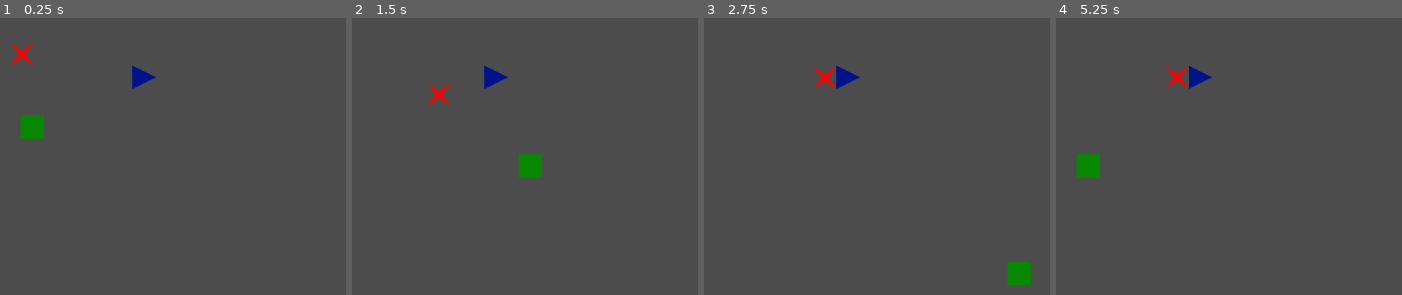
Above: before the commit, frames 1-4 (left to right).
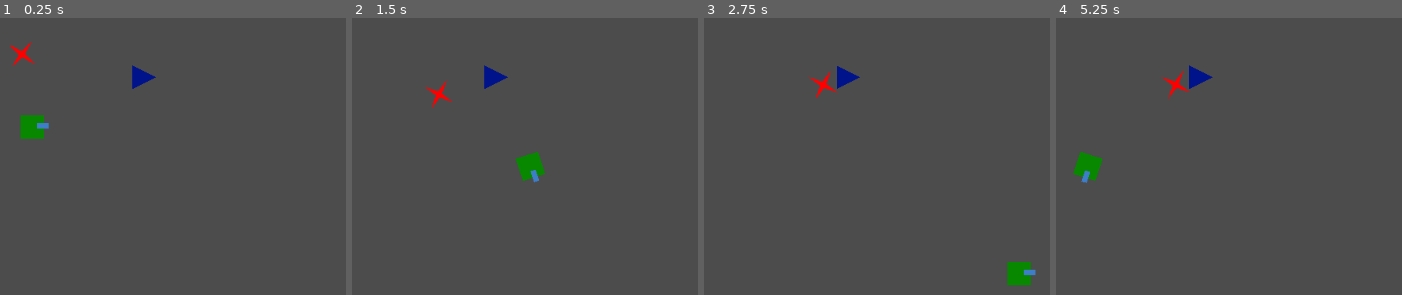
Above: after the commit, the same moments.

Repository: Rohurd/Nanahuatzin
Game: Godot game, scene res://Scenes/Level.tscn
The game is run twice, just before and just after one commit, with the same random seed, the same clock (stepped at 60 frames per second) and the same inputs.
Inputs:
- Up to frame 1 (0.25 s): no input
- Up to frame 2 (1.5 s): tap Enter at 0.5 s; hold Right (square_right) 0.53-1.28 s; hold Down (square_down) from 1.28 s (still down)
- Up to frame 3 (2.75 s): release Down (square_down) at 2.03 s; hold Right (square_right) from 2.03 s (still down)
- Up to frame 4 (5.25 s): release Right (square_right) at 2.78 s; hold Up (square_up) 2.78-3.53 s; hold Left (square_left) 3.53-5.03 s; hold Down (square_down) from 5.03 s (still down)

The runs differ from the first frame. In frame 1, 0.2% of the frame differs, in the area x 2-15%, y 8-41%; in frame 2, 0.4%; in frame 3, 0.4%; in frame 4, 0.6%, in the area x 4-46%, y 16-60%.

Commit message:
add rotation

Diff:
--- a/Scenes/Enemy1.tscn
+++ b/Scenes/Enemy1.tscn
@@ -7,7 +7,7 @@
 custom_solver_bias = 0.0
 extents = Vector2( 15, 15 )
 
-[node name="KinematicBody2D" type="KinematicBody2D" index="0"]
+[node name="KinematicBody2D" type="KinematicBody2D"]
 
 input_pickable = false
 collision_layer = 1
--- a/Scenes/Level.tscn
+++ b/Scenes/Level.tscn
@@ -4,7 +4,7 @@
 [ext_resource path="res://Scenes/Triangle.tscn" type="PackedScene" id=2]
 [ext_resource path="res://Scenes/Enemy1.tscn" type="PackedScene" id=3]
 
-[node name="Level" type="Node2D"]
+[node name="Level" type="Node2D" index="0"]
 
 [node name="Square" parent="." index="0" instance=ExtResource( 1 )]
 
@@ -15,7 +15,9 @@
 
 position = Vector2( 375.463, 186.371 )
 speed = 250
+rotation_speed = 6.28319
 
 [node name="KinematicBody2D" parent="." index="2" instance=ExtResource( 3 )]
 
 position = Vector2( 215.454, 131.944 )
+rotation_speed = 6.28319
--- a/Scenes/Square.tscn
+++ b/Scenes/Square.tscn
@@ -7,7 +7,7 @@
 custom_solver_bias = 0.0
 extents = Vector2( 15, 15 )
 
-[node name="Square" type="KinematicBody2D"]
+[node name="Square" type="KinematicBody2D" index="0"]
 
 input_pickable = false
 collision_layer = 1
@@ -16,6 +16,7 @@
 script = ExtResource( 1 )
 speed = 500
 radius = 15
+rotation_speed = 6.28319
 
 [node name="CollisionShape2D" type="CollisionShape2D" parent="." index="0"]
 
@@ -41,3 +42,21 @@
 size_flags_vertical = 1
 color = Color( 0.0292664, 0.535156, 0, 1 )
 _sections_unfolded = [ "Rect" ]
+
+[node name="ColorRect2" type="ColorRect" parent="." index="2"]
+
+anchor_left = 0.0
+anchor_top = 0.0
+anchor_right = 0.0
+anchor_bottom = 0.0
+margin_left = 6.0
+margin_top = -5.0
+margin_right = 21.0
+margin_bottom = 2.0
+rect_pivot_offset = Vector2( 0, 0 )
+rect_clip_content = false
+mouse_filter = 0
+mouse_default_cursor_shape = 0
+size_flags_horizontal = 1
+size_flags_vertical = 1
+color = Color( 0.245361, 0.494173, 0.785156, 1 )
--- a/Scripts/Enemy1.gd
+++ b/Scripts/Enemy1.gd
@@ -1,12 +1,14 @@
 extends KinematicBody2D
 
-# class member variables go here, for example:
-# var a = 2
-# var b = "textvar"
 var players
 var target
 var target_pos = Vector2(0,0)
 export var speed = 100
+var target_rotation = 0
+var default_direction = Vector2(1, 0)
+export var rotation_speed = 2* PI
+
+var rot_epsilon = 1.5* rotation_speed/60
 
 func _ready():
 	players = get_tree().get_nodes_in_group("players")
@@ -28,9 +30,20 @@
 
 func _physics_process(delta):
 	target = _get_nearest_player()
-	print(target)
 	target_pos = target.position
 	var velocity = (target_pos - position).normalized()
+	target_rotation = -velocity.angle_to(default_direction)
+	var drot = target_rotation - rotation
+	if abs(drot) < rot_epsilon:
+		rotation = target_rotation
+	elif drot < -PI:
+		rotation += rotation_speed*delta
+	elif drot < 0:
+		rotation -= rotation_speed*delta
+	elif drot < PI:
+		rotation += rotation_speed*delta
+	else:
+		rotation -= rotation_speed*delta
 	velocity = velocity * speed
 	move_and_slide(velocity)
 
--- a/Scripts/Square.gd
+++ b/Scripts/Square.gd
@@ -2,6 +2,11 @@
 
 export var speed = 250
 export var radius = 15
+var target_rotation = 0
+var default_direction = Vector2(1, 0)
+export var rotation_speed = 2* PI
+
+var rot_epsilon = 1.5* rotation_speed/60
 
 func _ready():
 	add_to_group("players")
@@ -19,7 +24,22 @@
 		velocity.y -= 1
 	if velocity.length() > 0:
 		velocity = velocity.normalized() * speed
-		look_at(position + velocity)
+		target_rotation = -velocity.angle_to(default_direction)
+	else:
+		target_rotation = rotation
+	var drot = target_rotation - rotation
+
+
+	if abs(drot) < rot_epsilon:
+		rotation = target_rotation
+	elif drot < -PI:
+		rotation += rotation_speed*delta
+	elif drot < 0:
+		rotation -= rotation_speed*delta
+	elif drot < PI:
+		rotation += rotation_speed*delta
+	else:
+		rotation -= rotation_speed*delta
 	move_and_slide(velocity)
 	position.x = clamp(position.x, radius, projectResolution.x - radius)
 	position.y = clamp(position.y, radius, projectResolution.y - radius)
--- a/Scripts/Triangle.gd
+++ b/Scripts/Triangle.gd
@@ -2,6 +2,11 @@
 
 export var speed = 250
 export var radius = 15
+var target_rotation = 0
+var default_direction = Vector2(1, 0)
+export var rotation_speed = 2* PI
+
+var rot_epsilon = 1.5* rotation_speed/60
 
 func _ready():
 	add_to_group("players")
@@ -19,7 +24,21 @@
 		velocity.y -= 1
 	if velocity.length() > 0:
 		velocity = velocity.normalized() * speed
-		look_at(position + velocity)
+		target_rotation = -velocity.angle_to(default_direction)
+	else:
+		target_rotation = rotation
+	var drot = target_rotation - rotation
+
+	if abs(drot) < rot_epsilon:
+		rotation = target_rotation
+	elif drot < -PI:
+		rotation += rotation_speed*delta
+	elif drot < 0:
+		rotation -= rotation_speed*delta
+	elif drot < PI:
+		rotation += rotation_speed*delta
+	else:
+		rotation -= rotation_speed*delta
 	move_and_slide(velocity)
 	position.x = clamp(position.x, radius, projectResolution.x - radius)
 	position.y = clamp(position.y, radius, projectResolution.y - radius)
